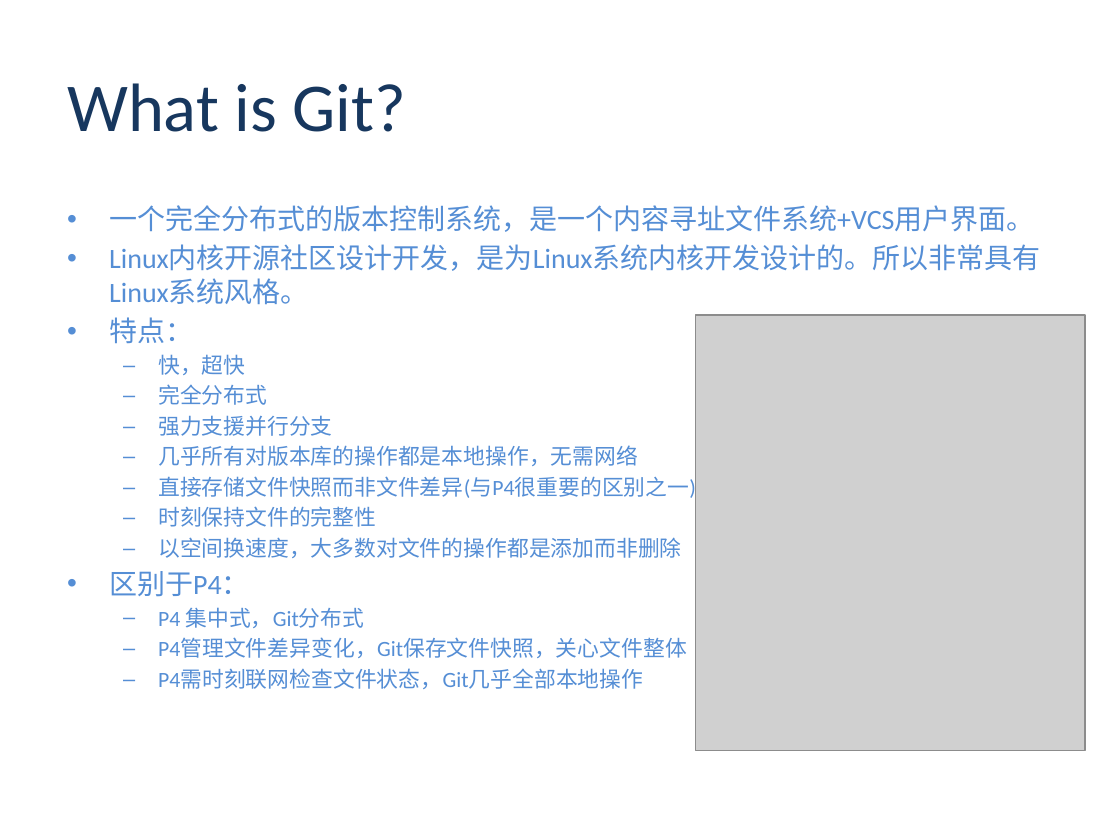
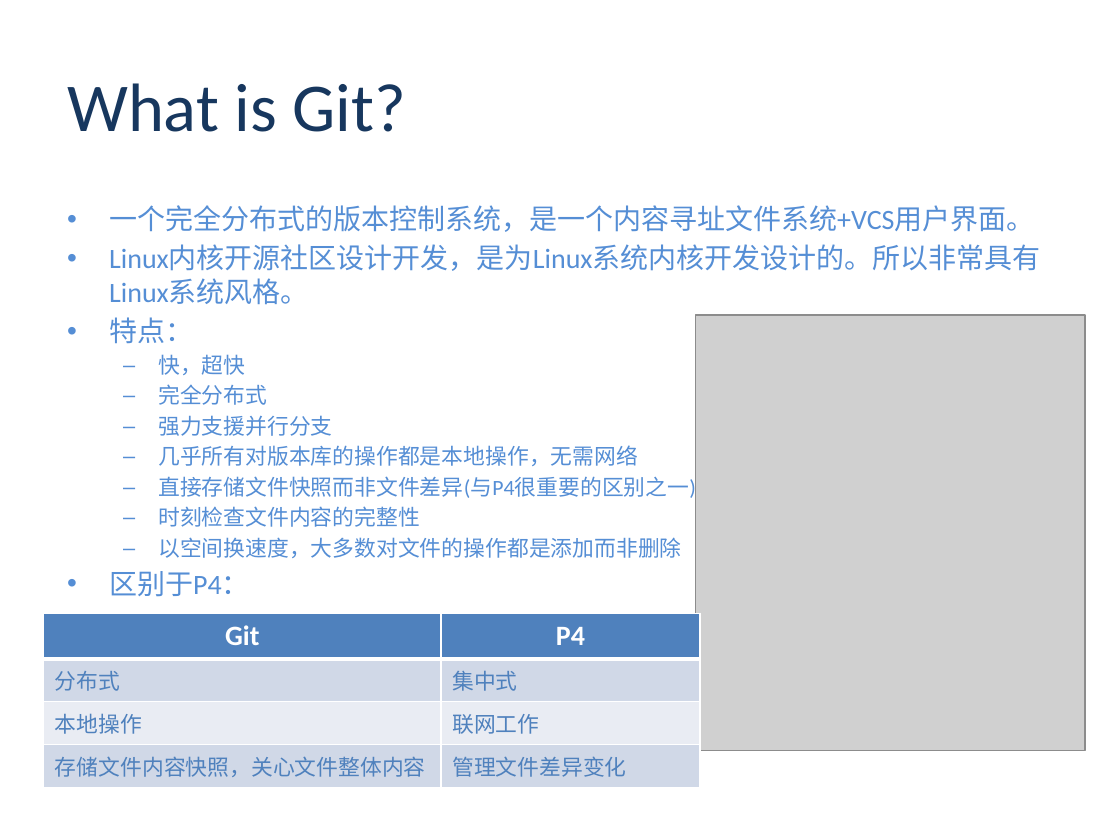
Before and after one commit to ayi0z/PGRN, a slide deck: slide 4 of ProGit.pptx. Drawn at 1120x840 pixels with LibreOffice and Linux fonts; fonts in the diff are those of the drawing; grey boxes stand for pictures; background and template pictures are left out. Boxes give left, top, right and bottom in pixels: in the first picture for what was removed or moved away, otherwise in the second. Text is boxed around its words. In the diff, an @@ line names an element or a change of style, - is before the commit and + after.

Commit message:
add ppt

```diff
--- a/ProGit.pptx
+++ b/ProGit.pptx
@@ text at bbox=[158, 506, 420, 527]: text changed @@
-  – 时刻保持文件的完整性
+  – 时刻检查文件内容的完整性
@@ table added at bbox=[44, 614, 700, 781], 4 rows, 2 columns @@
+Git | P4
+分布式 | 集中式
+本地操作 | 联网工作
+存储文件内容快照，关心文件整体内容 | 管理文件差异变化
@@ text at bbox=[158, 607, 687, 689]: paragraphs removed @@
-  – P4 集中式，Git分布式
-  – P4管理文件差异变化，Git保存文件快照，关心文件整体
-  – P4需时刻联网检查文件状态，Git几乎全部本地操作
```
Also in this commit, not shown: 6 other slides changed, 13 slides added, 1 other file.
